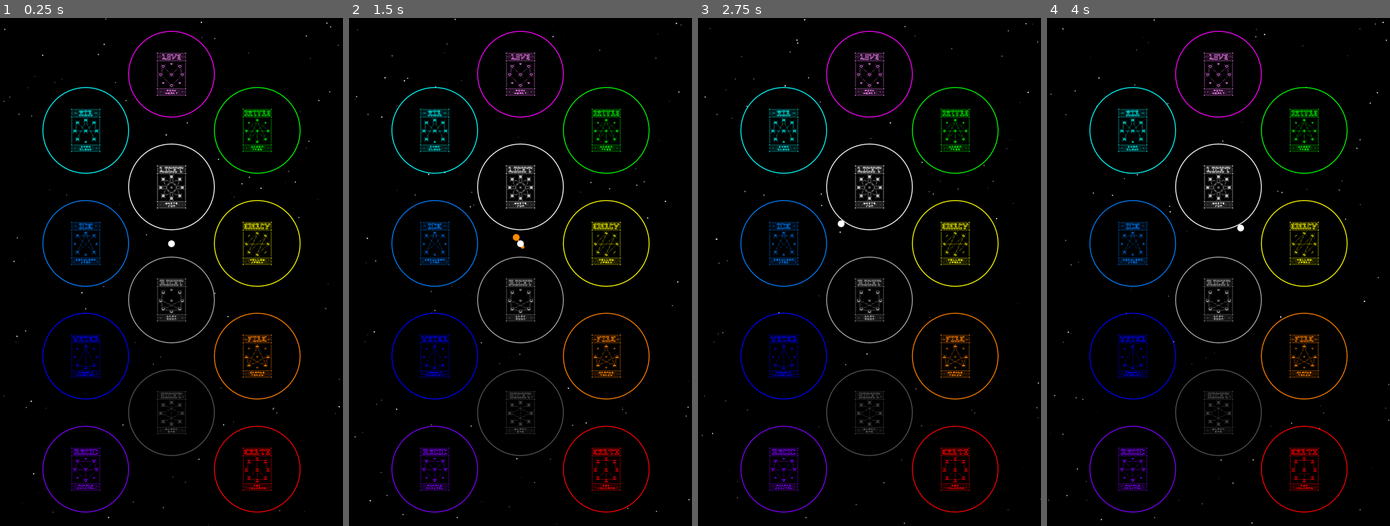
Above: before the commit, frames 1-4 (left to right).
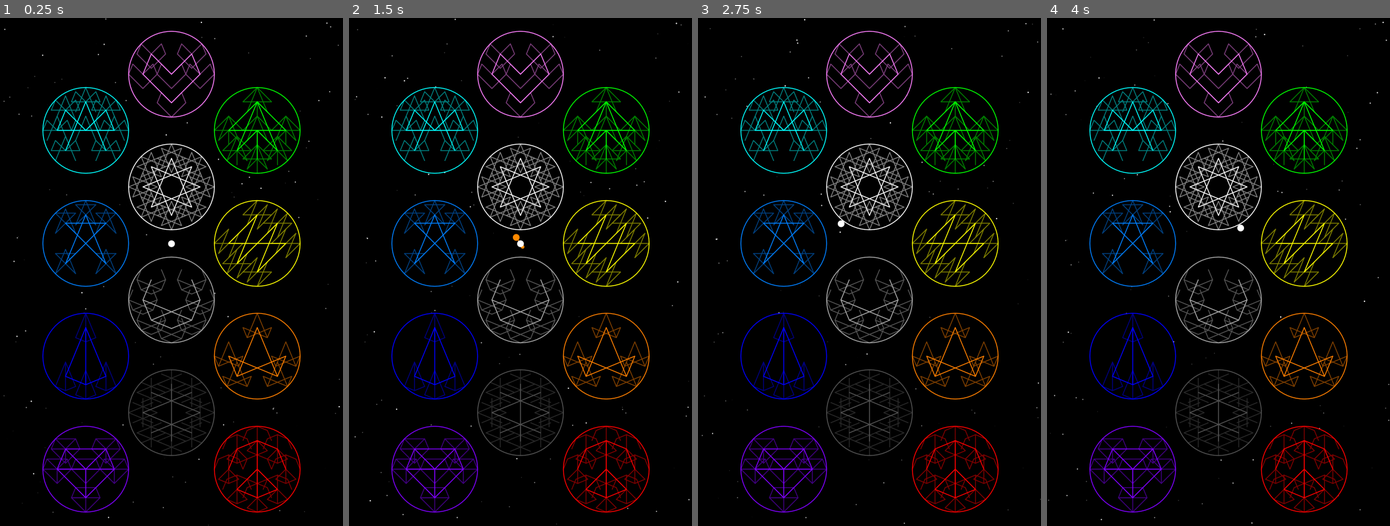
Above: after the commit, the same moments.

Repository: cursebinder22/space-golf-2d
Game: Godot game, scene res://main.tscn
Same seed, same stepped clock (60 frames per second), same inputs: the game is played once before the commit and once after it.
Inputs (mouse positions are in pixels of both pictures, inside the frame that each line leads up to):
- Up to frame 1 (0.25 s): no input
- Up to frame 2 (1.5 s): tap Enter at 0.5 s; move the mouse to (595, 246) at 0.52 s; click (595, 246) at 0.67 s; tap Space at 1.25 s; drag from (451, 297) to (503, 373) at 1.27 s
- Up to frame 3 (2.75 s): move the mouse to (903, 160) at 2.02 s; click (903, 160) at 2.17 s
- Up to frame 4 (4 s): drag from (1201, 373) to (1115, 195) at 2.77 s; tap Enter at 3.5 s; move the mouse to (1321, 348) at 3.52 s; click (1321, 348) at 3.67 s

The runs differ from the first frame. In frame 1, 11% of the frame differs, in the area x 12-88%, y 2-98%; in frame 2, 11%; in frame 3, 11%; in frame 4, 11%.

Commit message:
Hide cards and draw elemental patterns for planets

Diff:
--- a/main.gd
+++ b/main.gd
@@ -53,9 +53,11 @@
 			1: [2],
 			2: [3,6],
 			3: [4],
+			4: [],
 			5: [6,'C'],
 			6: [7],
-			7: ['C']
+			7: ['C'],
+			'C': []
 		}
 	},
 	Element.FIRE: {
@@ -71,7 +73,9 @@
 		'pattern': {
 			0: [5,7],
 			2: [5,7],
-			4: [5,7]
+			4: [5,7],
+			5: [],
+			7: []
 		}
 	},
 	Element.ENERGY: {
@@ -87,7 +91,10 @@
 		'pattern': {
 			0: [4,6],
 			1: [5,6],
-			2: [4,5]
+			2: [4,5],
+			4: [],
+			5: [],
+			6: []
 		}
 	},
 	Element.NATURE: {
@@ -103,9 +110,11 @@
 		'pattern': {
 			0: [2,4],
 			2: [4,5,7],
+			4: [],
 			5: ['C'],
 			6: ['C'],
-			7: ['C']
+			7: ['C'],
+			'C': []
 		}
 	},
 	Element.AIR: {
@@ -122,7 +131,11 @@
 			0: [1,4],
 			1: ['C'],
 			2: [5,7],
-			3: [4,'C']
+			3: [4,'C'],
+			4: [],
+			5: [],
+			7: [],
+			'C': []
 		}
 	},
 	Element.ICE: {
@@ -138,7 +151,9 @@
 		'pattern': {
 			1: [3,5],
 			2: [5,7],
-			3: [7]
+			3: [7],
+			5: [],
+			7: []
 		}
 	},
 	Element.WATER: {
@@ -154,7 +169,8 @@
 		'pattern': {
 			2: [5,6,7],
 			5: [6],
-			6: [7]
+			6: [7],
+			7: []
 		}
 	},
 	Element.MAGIC: {
@@ -172,7 +188,8 @@
 			1: [3,'C'],
 			3: [4,'C'],
 			4: [6,'C'],
-			6: ['C']
+			6: ['C'],
+			'C': []
 		}
 	},
 	Element.LOVE: {
@@ -180,7 +197,7 @@
 		'row': 0,
 		'column': 1,
 		'order': 9,
-		'color': Color(1,0,1),
+		'color': Color(1,0,1).lightened(.5),
 		'color_name': 'pink',
 		'symbol': 'heart',
 		'aspect': 'safety',
@@ -189,7 +206,9 @@
 			0: [1,6],
 			1: ['C'],
 			3: [4,'C'],
-			4: [6]
+			4: [6],
+			6: [],
+			'C': []
 		}
 	},
 	Element.LIGHT: {
@@ -207,7 +226,10 @@
 			1: [4,6],
 			2: [5,7],
 			3: [6],
-			4: [7]
+			4: [7],
+			5: [],
+			6: [],
+			7: []
 		}
 	},
 	Element.MIGHT: {
@@ -222,10 +244,12 @@
 		'realm': 'gravity',
 		'pattern': {
 			0: [1,5,7],
+			1: [],
 			3: [4],
 			4: [5,7],
 			5: [6],
-			6: [7]
+			6: [7],
+			7: []
 		}
 	},
 	Element.SIGHT: {
@@ -242,7 +266,11 @@
 			0: [3,5],
 			1: [4],
 			2: [6],
-			4: [7]
+			3: [],
+			4: [7],
+			5: [],
+			6: [],
+			7: []
 		}
 	}
 }
@@ -278,8 +306,7 @@
 				click_start_pos = event.position
 				draw_drag_line = true
 				fade_drag_line = false
-			# release click
-			else:
+			else: # release click
 				click_end_pos = event.position
 				fade_drag_line = true
 				ball.direction = (-click_end_pos + click_start_pos).normalized()
@@ -360,6 +387,22 @@
 	# for _draw()
 	queue_redraw()
 
+func draw_pattern(position: Vector2, element: Element, radius: float, color: Color, line_width: float = planet_rim_width):
+	for from_point in elements[element].pattern:
+		for to_point in elements[element].pattern[from_point]:
+			var from_point_pos = position + Vector2(
+				radius * cos(from_point * TAU/8),
+				radius * -sin(from_point * TAU/8)
+			)
+			if str(to_point) == 'C':
+				draw_line(from_point_pos, position, color, line_width, true)
+			else:
+				var to_point_pos = position + Vector2(
+					radius * cos(to_point * TAU/8),
+					radius * -sin(to_point * TAU/8)
+				)
+				draw_line(from_point_pos, to_point_pos, color, line_width, true)
+
 func _draw() -> void:
 	# draw stars
 	for star in stars:
@@ -370,12 +413,32 @@
 
 	# draw planets
 	for planet in planets:
-		var element = elements[planet.element]
-		var card_size = element.card.get_size() * 2
+		var card_size = elements[planet.element].card.get_size() * 2
 		var rect = Rect2(planet.position - card_size / 2, card_size)
+		var planet_color = elements[planet.element].color
+
+		# hide stars behind planet
 		draw_circle(planet.position, planet.radius, Color(0,0,0), true)
-		draw_texture_rect(element.card, rect, false)
-		draw_circle(planet.position, planet.radius, element.color, false, planet_rim_width, true)
+
+		# smaller corner patterns
+		for from_point in elements[planet.element].pattern:
+			if str(from_point) == 'C':
+				draw_pattern(planet.position, planet.element, planet.radius * 1/3, planet_color.darkened(.5))
+			else:
+				var from_point_pos = planet.position + Vector2(
+					planet.radius * 2/3 * cos(from_point * TAU/8),
+					planet.radius * 2/3 * -sin(from_point * TAU/8)
+				)
+				draw_pattern(from_point_pos, planet.element, planet.radius * 1/3, planet_color.darkened(.5))
+
+		# largest central pattern
+		draw_pattern(planet.position, planet.element, planet.radius * 2/3, planet_color)
+
+		# TODO: make the cards spin when the planet is touched by the ball
+		#draw_texture_rect(elements[planet.element].card, rect, false)
+
+		# planet surface rim
+		draw_circle(planet.position, planet.radius, planet_color, false, planet_rim_width, true)
 
 	# draw drag line and dots
 	if draw_drag_line:
@@ -386,9 +449,9 @@
 			drag_color = Color.from_hsv(ratio, 1, 1)
 		else:
 			drag_color.a -= .1
-			if drag_color.v < .1:
+			if drag_color.a <= 0:
 				draw_drag_line = false
-		draw_line(ball.position, line_end_pos, drag_color, planet_rim_width * 1.25, true)
+		draw_line(ball.position, line_end_pos, drag_color, planet_rim_width, true)
 		# big circle
 		draw_circle(line_end_pos, ball.radius, drag_color, true, -1.0, true)
 		draw_circle(line_end_pos, ball.radius/2, drag_color, true, -1.0, true)
